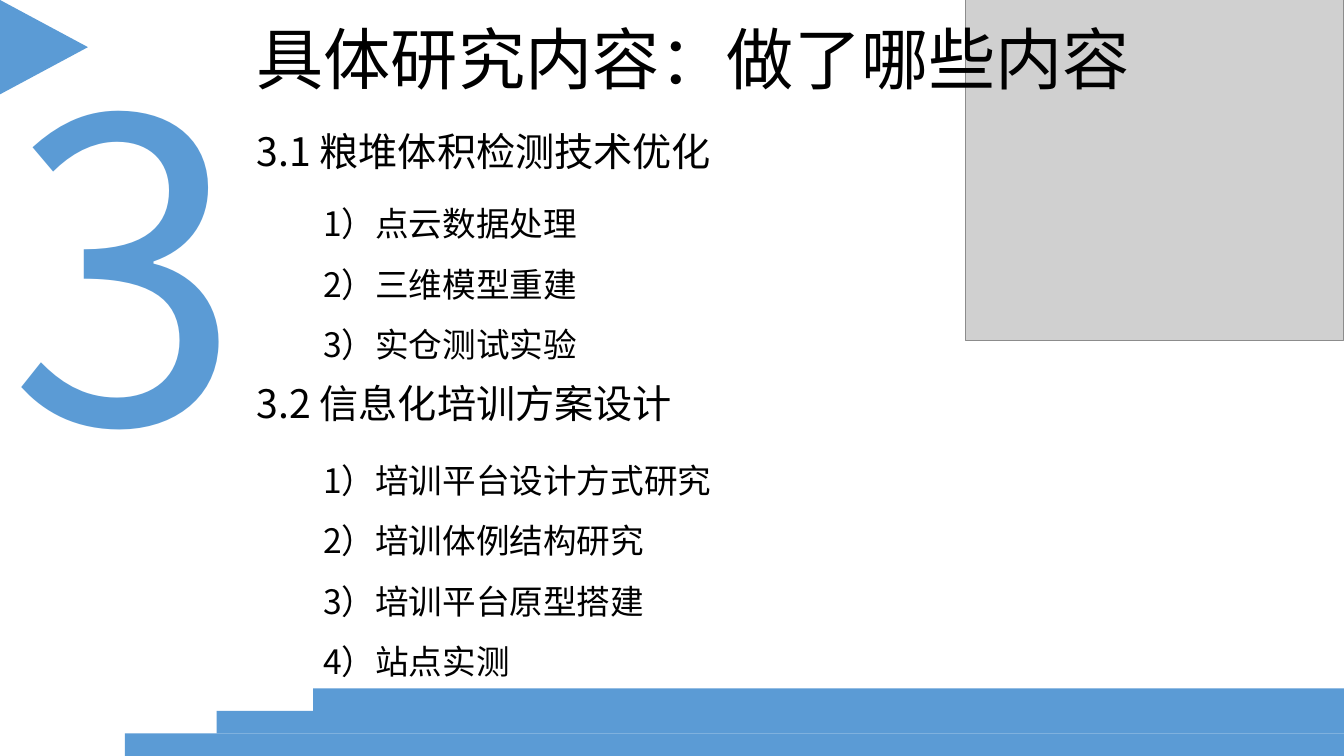
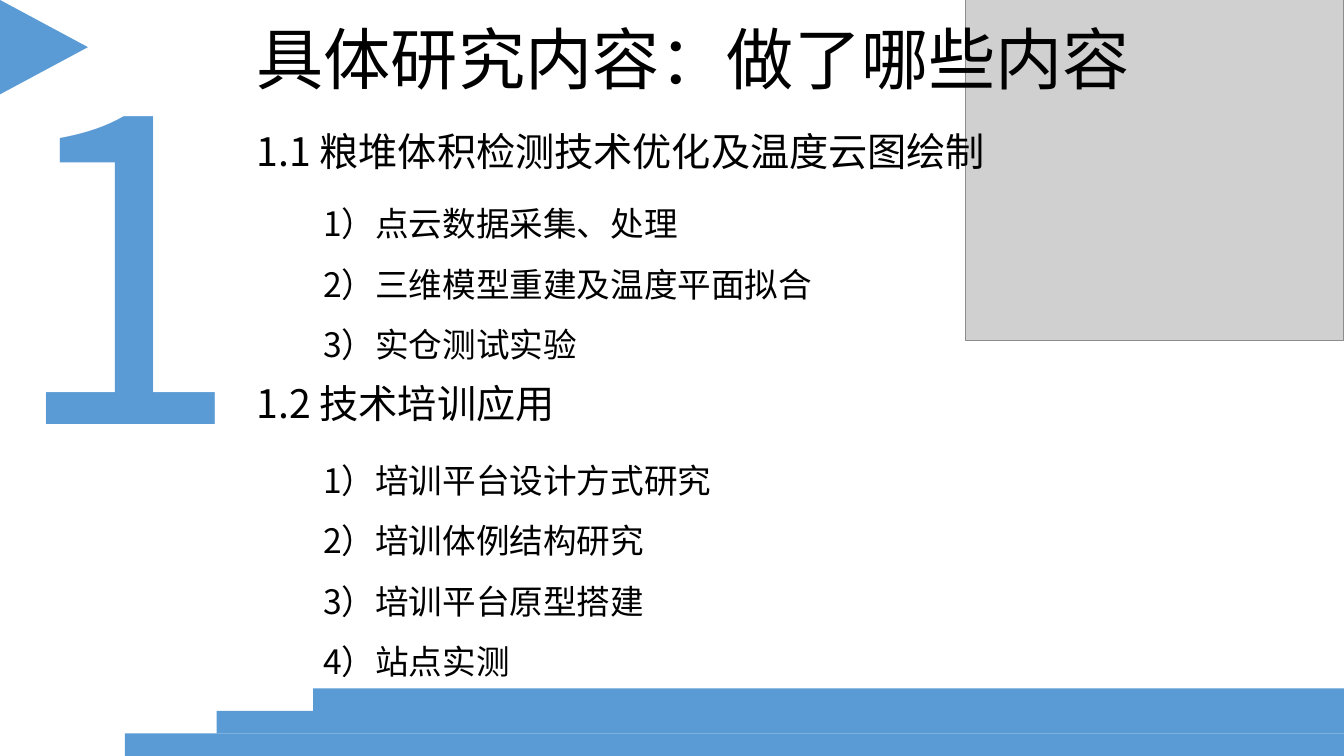
Before and after one commit to yangkaigithub/scada-task, a slide deck: slide 5 of 文档/毕设答辩.ppt (slide 8 before the commit). Drawn at 1344x756 pixels with LibreOffice and Linux fonts; fonts in the diff are those of the drawing; grey boxes stand for pictures. Boxes give left, top, right and bottom in pixels: in the first picture for what was removed or moved away, otherwise in the second. Text is boxed around its words. In the diff, an @@ line names an element or a change of style, - is before the commit and + after.

```diff
--- a/文档/毕设答辩.ppt
+++ b/文档/毕设答辩.ppt
@@ text at (10, 5, 243, 424): text changed @@
-3
+1
@@ text at (257, 126, 985, 177): text changed @@
-3.1 粮堆体积检测技术优化
+1.1 粮堆体积检测技术优化及温度云图绘制
@@ text at (323, 207, 812, 300): text changed @@
-1）点云数据处理
-2）三维模型重建
+1）点云数据采集、处理
+2）三维模型重建及温度平面拟合
@@ text at (257, 385, 555, 421): text changed @@
-3.2 信息化培训方案设计
+1.2 技术培训应用
```
Also in this commit, not shown: 15 other slides changed, 9 slides added, 4 slides removed, 6 other files.
